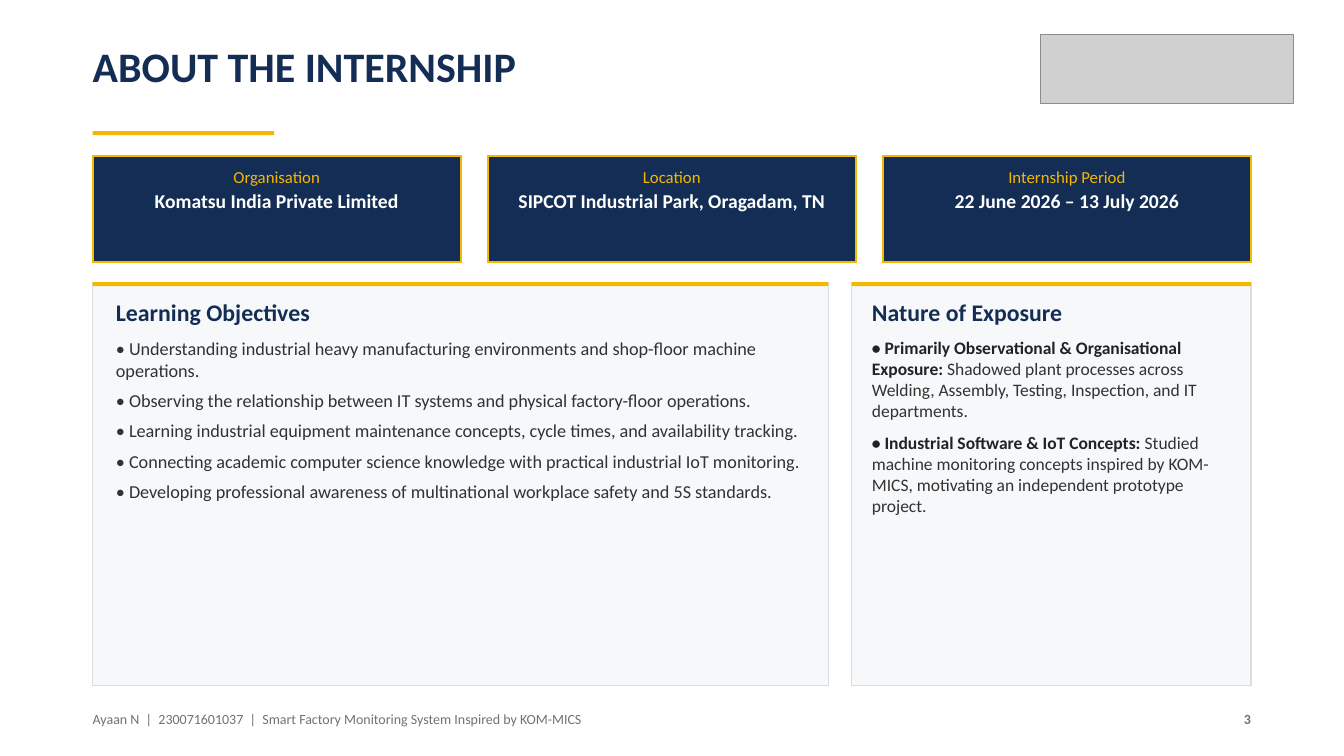
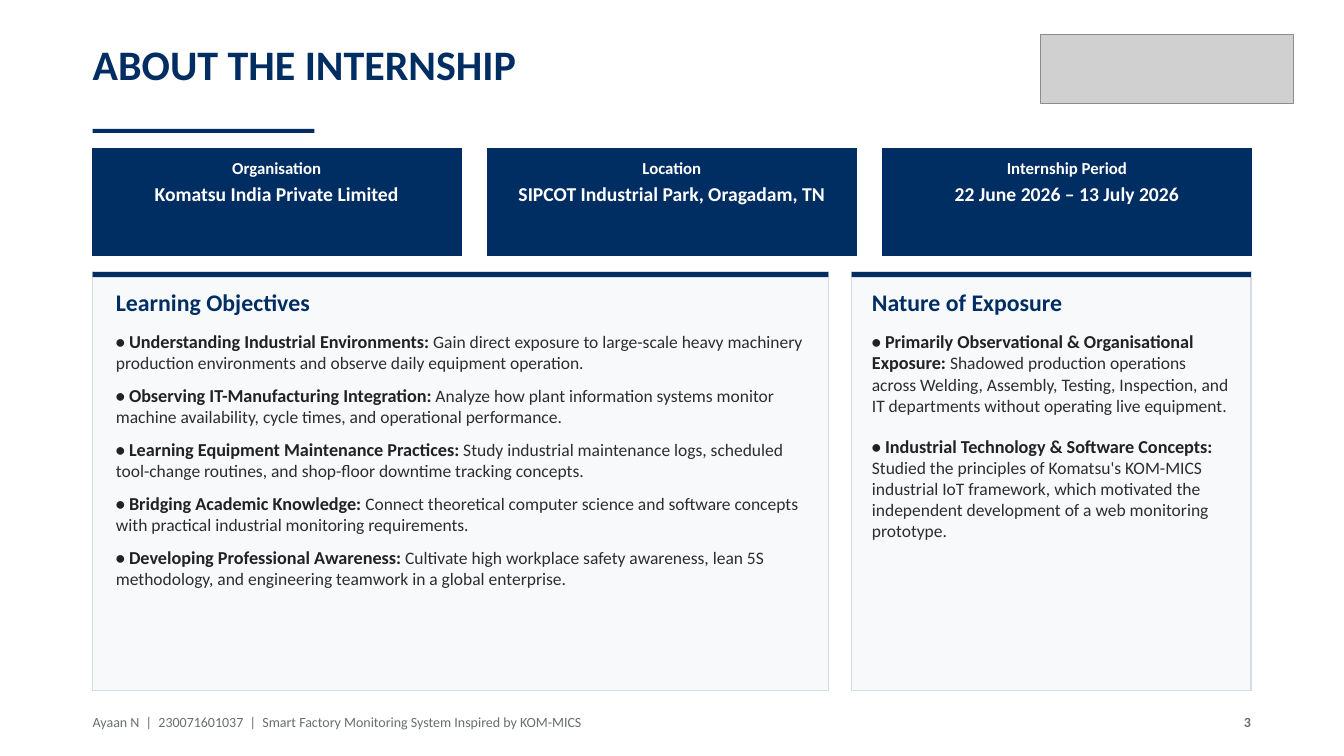
Before and after one commit to ayaan0405/KOM-MICS-Smart-Factory-Monitoring, a slide deck: slide 3 of Ayaan_Internship_Presentation.pptx. Drawn at 1344x756 pixels with LibreOffice and Linux fonts; fonts in the diff are those of the drawing; grey boxes stand for pictures. Boxes give left, top, right and bottom in pixels: in the first picture for what was removed or moved away, otherwise in the second. Text is boxed around its words. In the diff, an @@ line names an element or a change of style, - is before the commit and + after.

Commit message:
Apply user feedback: change all yellows to Komatsu Blue, remove awkward logo, enlarge fonts to eliminate empty space across all cards

```diff
--- a/Ayaan_Internship_Presentation.pptx
+++ b/Ayaan_Internship_Presentation.pptx
@@ text "ABOUT THE INTERNSHIP" at (93,52,516,81): text colour #142D55 to #002D62 @@
@@ fill #F5B800 to #002D62 in 3 elements at (93,272,829,277), (852,272,1251,277), (93,129,315,133) @@
@@ rectangle: place and size @@
-rectangle at (93,131,274,135)
+rectangle at (93,129,315,133)
@@ 3 rectangles: place and size @@
-3 rectangles at (93,156,1251,262)
+3 rectangles at (93,149,1251,255)
@@ fill #142D55 to #002D62; outline #F5B800 1.5 pt to #002D62 1.5 pt in 3 elements at (93,149,461,255), (488,149,856,255), (883,149,1251,255) @@
@@ text at (232,162,321,177): text colour #F5B800 to #FFFFFF, bold on in "Organisation"; more space between paragraphs @@
@@ text at (642,162,701,174): text colour #F5B800 to #FFFFFF, bold on in "Location"; more space between paragraphs @@
@@ text at (1007,162,1127,177): text colour #F5B800 to #FFFFFF, bold on in "Internship Period"; more space between paragraphs @@
@@ rectangle: place and size @@
-rectangle at (93,282,829,686)
+rectangle at (93,272,829,691)
@@ rectangle at (93,272,829,691): fill #F6F8FA to #F8F9FB; outline #DADEE4 1 pt to #D7DCE4 1 pt @@
@@ text at (116,294,309,315): text colour #142D55 to #002D62 in "Learning Objectives"; more space between paragraphs @@
@@ text "Learning Objectives": place and size @@
-text "Learning Objectives" at (116,304,799,501)
+text "Learning Objectives" at (116,294,803,588)
@@ 3 texts, 2 rectangles: place and size @@
-3 texts, 2 rectangles at (93,171,1251,286)
+3 texts, 2 rectangles at (93,162,1251,277)
@@ rectangle at (852,272,1251,691): fill #F6F8FA to #F8F9FB; outline #DADEE4 1 pt to #D7DCE4 1 pt @@
@@ rectangle: place and size @@
-rectangle at (852,282,1251,686)
+rectangle at (852,272,1251,691)
@@ text at (872,294,1063,315): text colour #142D55 to #002D62 in "Nature of Exposure"; more space between paragraphs @@
@@ text "Nature of Exposure": place and size @@
-text "Nature of Exposure" at (872,304,1209,515)
+text "Nature of Exposure" at (872,294,1229,540)
@@ text at (116,335,803,588): text changed; size 13 to 12.5 pt; text colour #323232 to #2D2D2D @@
-• Understanding industrial heavy manufacturing environments and shop-floor machine operations.
-• Observing the relationship between IT systems and physical factory-floor operations.
-• Learning industrial equipment maintenance concepts, cycle times, and availability tracking.
-• Connecting academic computer science knowledge with practical industrial IoT monitoring.
-• Developing professional awareness of multinational workplace safety and 5S standards.
+• Understanding Industrial Environments: Gain direct exposure to large-scale heavy machinery production environments and observe daily equipment operation.
+• Observing IT-Manufacturing Integration: Analyze how plant information systems monitor machine availability, cycle times, and operational performance.
+• Learning Equipment Maintenance Practices: Study industrial maintenance logs, scheduled tool-change routines, and shop-floor downtime tracking concepts.
+• Bridging Academic Knowledge: Connect theoretical computer science and software concepts with practical industrial monitoring requirements.
+• Developing Professional Awareness: Cultivate high workplace safety awareness, lean 5S methodology, and engineering teamwork in a global enterprise.
@@ text at (872,335,1229,540): text changed; text colour #323232 to #2D2D2D @@
-• Primarily Observational & Organisational Exposure: Shadowed plant processes across Welding, Assembly, Testing, Inspection, and IT departments.
-• Industrial Software & IoT Concepts: Studied machine monitoring concepts inspired by KOM-MICS, motivating an independent prototype project.
+• Primarily Observational & Organisational Exposure: Shadowed production operations across Welding, Assembly, Testing, Inspection, and IT departments without operating live equipment.
+• Industrial Technology & Software Concepts: Studied the principles of Komatsu's KOM-MICS industrial IoT framework, which motivated the independent development of a web monitoring prototype.
@@ text "Ayaan N | 230071601037 | ..." at (93,717,581,730): text colour #6E7378 to #696E73 @@
@@ text "3" at (1244,718,1251,727): text colour #6E7378 to #696E73 @@
```
Also in this commit, not shown: 9 other slides changed, 11 other files.
